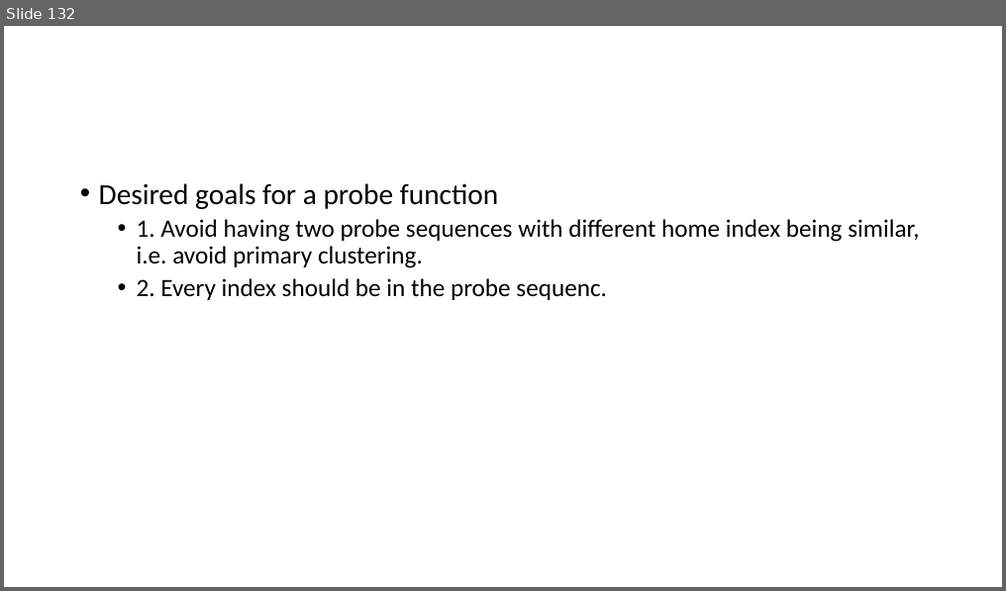
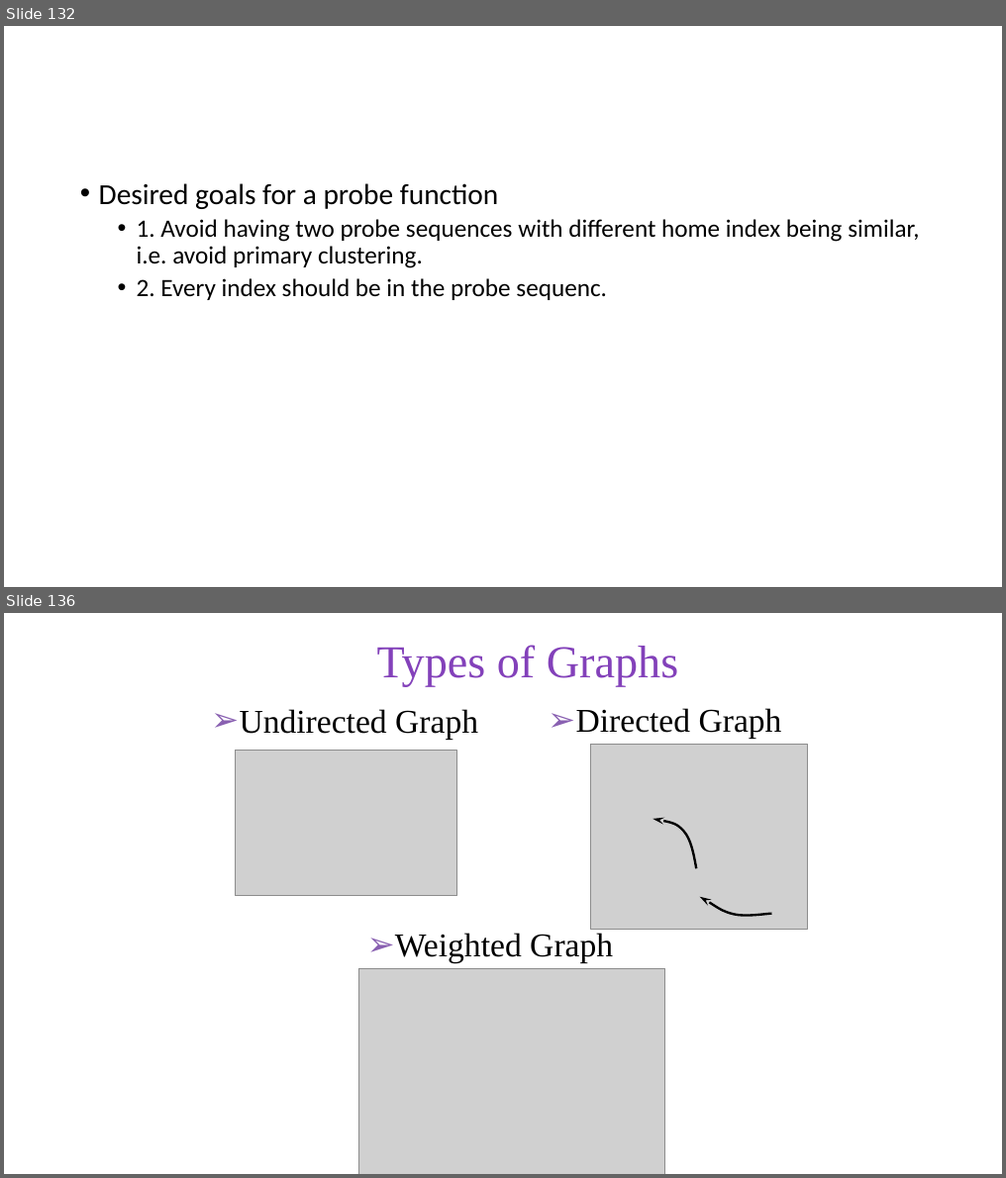
Before and after one commit to skalakm/232, a slide deck: notes.pptx. Shown one above the other, each under a label of ours: slide 132 before the commit, slides 132 and 136 after it; the slides between them are not shown. The pictures are 1006x591 and 1006x1178 pixels, drawn with LibreOffice and Linux fonts; fonts in the diff are those of the drawing; grey boxes stand for pictures; background and template pictures are left out. Boxes give left, top, right and bottom in pixels: in the first picture for what was removed or moved away, otherwise in the second. Text is boxed around its words. In the diff, an @@ line names an element or a change of style, - is before the commit and + after.

Commit message:
added graph stuff

```diff
--- a/notes.pptx
+++ b/notes.pptx
@@ slide 136 added at (x1=4, y1=613, x2=1002, y2=1174), background #FFFFFF @@
@@ title added at (x1=377, y1=645, x2=678, y2=687), 44 pt, text #8341BA @@
+Types of Graphs
@@ text added at (x1=240, y1=709, x2=478, y2=739), 32 pt, text #000000 @@
+➢ Undirected Graph
@@ text added at (x1=576, y1=708, x2=782, y2=739), 32 pt, text #000000 @@
+➢ Directed Graph
@@ picture added at (x1=235, y1=750, x2=456, y2=895) @@
@@ picture added at (x1=590, y1=744, x2=807, y2=929) @@
@@ freeform shape added at (x1=653, y1=819, x2=696, y2=869), outline #000000 2.25 pt @@
@@ freeform shape added at (x1=700, y1=897, x2=772, y2=917), outline #000000 2.25 pt @@
@@ text added at (x1=395, y1=933, x2=613, y2=963), 32 pt, text #000000 @@
+➢ Weighted Graph
@@ picture added at (x1=358, y1=968, x2=665, y2=1174) @@
```
Also in this commit, not shown: 8 other slides added.
